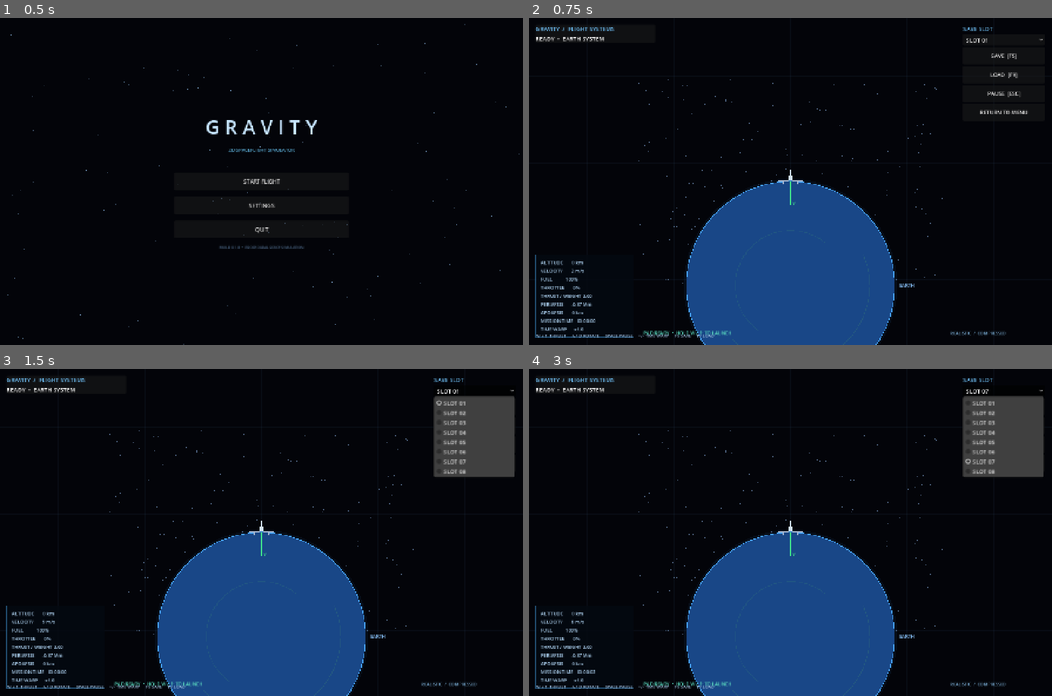
Above: before the commit, frames 1-4 (two rows, left to right).
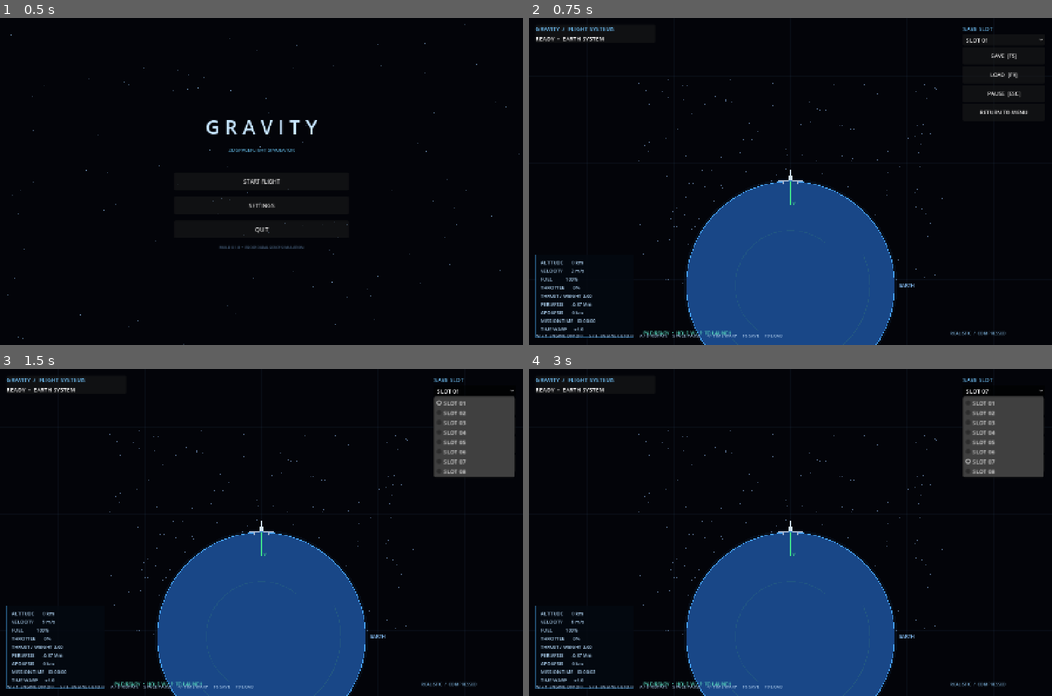
Above: after the commit, the same moments.

Repository: Blagos1195/Gravity-simulator
Game: Godot game, scene res://scenes/main.tscn
Two runs of this game, one before a commit and one after it. Both use one fixed random seed, a clock stepped at 60 frames per second and the inputs below.
Inputs:
- Up to frame 1 (0.5 s): no input
- Up to frame 2 (0.75 s): click "START FLIGHT" at 0.5 s
- Up to frame 3 (1.5 s): click "SLOT 01" at 1.25 s
- Up to frame 4 (3 s): click "RETURN TO MENU" at 2 s; click "SLOT 07" at 2.75 s

Frame 1 is identical in both runs. In frame 2, 0.3% of the frame differs, in the area x 4-49%, y 96-98%; in frame 3, 0.3%; in frame 4, 0.3%.

Commit message:
Update flight control instructions

Diff:
--- a/Gravity/scripts/main.gd
+++ b/Gravity/scripts/main.gd
@@ -189,7 +189,7 @@
 	bottom.set_anchors_preset(Control.PRESET_BOTTOM_WIDE)
 	bottom.position = Vector2(20, -34)
 	bottom.size = Vector2(900, 24)
-	bottom.text = "W / ↑ THRUST     A / D ROTATE     SPACE PAUSE     +/- TIME WARP     F5 SAVE     F9 LOAD"
+	bottom.text = "W / ↑ ENGINE ON/OFF     S / ↓ ENGINE CUTOFF     A / D ROTATE     SPACE PAUSE     +/- TIME WARP     F5 SAVE     F9 LOAD"
 	bottom.add_theme_font_size_override("font_size", 12)
 	bottom.add_theme_color_override("font_color", Color(0.65, 0.77, 0.9))
 	hud_root.add_child(bottom)
